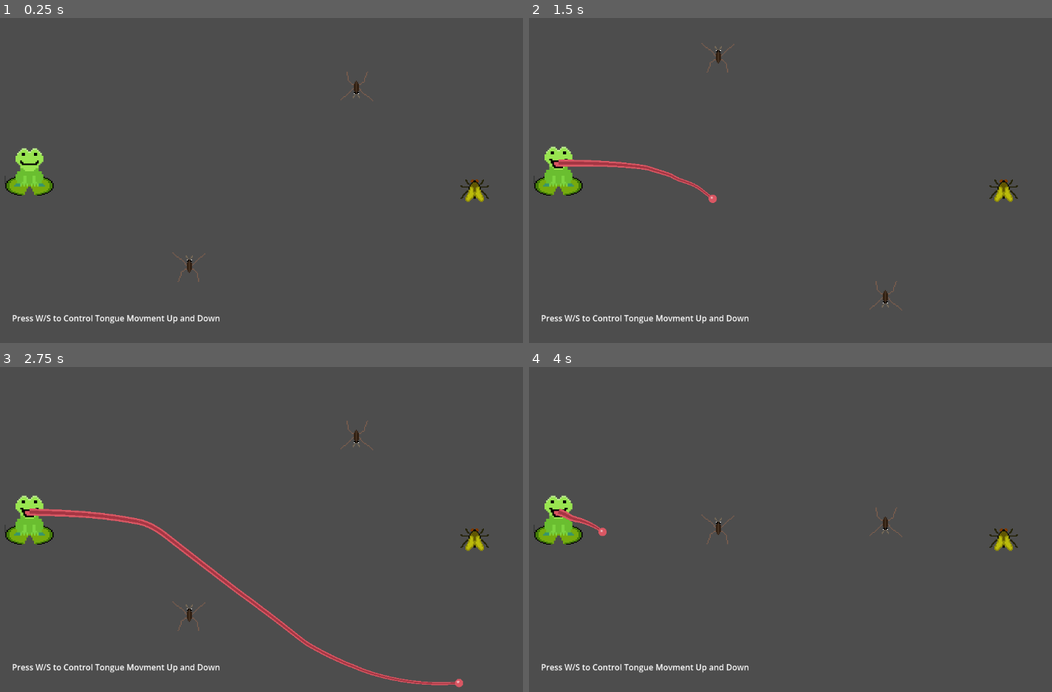
Above: before the commit, frames 1-4 (two rows, left to right).
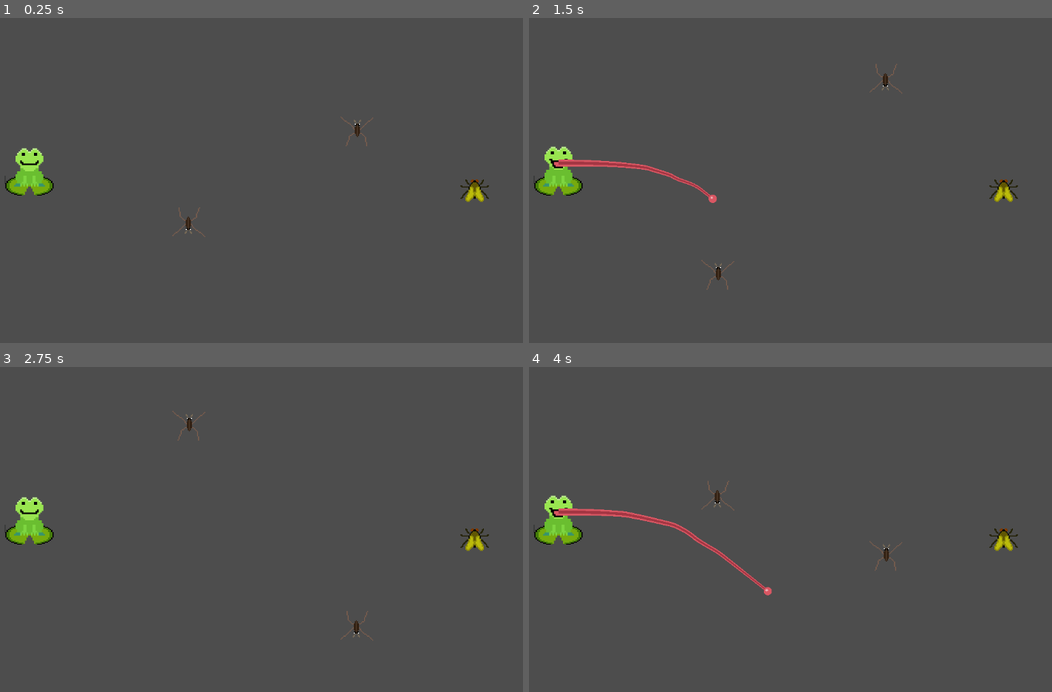
Above: after the commit, the same moments.

Repository: Shadowolfk/Frog-minigamejam
Game: Godot game, scene res://levels/level_02.tscn
Two runs of this game, one before a commit and one after it. Both use one fixed random seed, a clock stepped at 60 frames per second and the inputs below. This scene is started directly instead of the project's main scene.
Inputs:
- Up to frame 1 (0.25 s): no input
- Up to frame 2 (1.5 s): tap W at 0.5 s; hold W 0.53-1.28 s; tap Enter (ui_accept) at 0.77 s; hold S from 1.28 s (still down)
- Up to frame 3 (2.75 s): tap Enter (ui_accept) at 1.52 s; tap W at 2 s; release S at 2.03 s; hold W from 2.03 s (still down)
- Up to frame 4 (4 s): tap Enter (ui_accept) at 3.02, 3.77 s; release W at 3.53 s; hold S from 3.53 s (still down)

The runs differ from the first frame. In frame 1, 0.7% of the frame differs, in the area x 2-72%, y 16-95%; in frame 2, 0.7%; in frame 3, 2.3%, in the area x 2-89%, y 13-99%; in frame 4, 1.5%.

Commit message:
ui-updates

Diff:
--- a/game.gd
+++ b/game.gd
@@ -4,7 +4,7 @@
 
 @onready var level_holder: Node2D = $LevelHolder
 @onready var hud: CanvasLayer = $HUD
-
+@export var color : Color
 var _current_level: Node = null
 var _won_this_run: bool = false
 var _attempts_this_level: int = 0
@@ -20,6 +20,16 @@
 
 	if event.is_action_pressed("ui_cancel"):
 		_back_to_selector()
+
+	if Input.is_physical_key_pressed(KEY_W) or Input.is_physical_key_pressed(KEY_UP):
+		$HUD/AnimatedSprite2D2.modulate = color
+	else:
+		$HUD/AnimatedSprite2D2.modulate = Color.WHITE
+	if Input.is_physical_key_pressed(KEY_S) or Input.is_physical_key_pressed(KEY_DOWN):
+		$HUD/AnimatedSprite2D.modulate = color
+	else:
+		$HUD/AnimatedSprite2D.modulate = Color.WHITE
+
 
 
 
--- a/game.tscn
+++ b/game.tscn
@@ -6,9 +6,38 @@
 [ext_resource type="FontFile" uid="uid://dlxukmoyb358s" path="res://Connection.otf" id="3_fc0e3"]
 [ext_resource type="PackedScene" uid="uid://kkt3jryo3u44" path="res://water.tscn" id="3_feb5d"]
 [ext_resource type="Texture2D" uid="uid://cgk61rhegnfdt" path="res://rectangeshade.png" id="4_ryrav"]
+[ext_resource type="Texture2D" uid="uid://cwquw2pib57ij" path="res://Instructions.png" id="6_eow3j"]
+
+[sub_resource type="AtlasTexture" id="AtlasTexture_j5wjh"]
+atlas = ExtResource("6_eow3j")
+region = Rect2(0, 64, 64, 64)
+
+[sub_resource type="AtlasTexture" id="AtlasTexture_vef74"]
+atlas = ExtResource("6_eow3j")
+region = Rect2(0, 0, 64, 64)
+
+[sub_resource type="SpriteFrames" id="SpriteFrames_hve3p"]
+animations = [{
+"frames": [{
+"duration": 1.0,
+"texture": SubResource("AtlasTexture_j5wjh")
+}],
+"loop": true,
+"name": &"default",
+"speed": 5.0
+}, {
+"frames": [{
+"duration": 1.0,
+"texture": SubResource("AtlasTexture_vef74")
+}],
+"loop": true,
+"name": &"new_animation",
+"speed": 5.0
+}]
 
 [node name="Game" type="Node2D" unique_id=145818865]
 script = ExtResource("1_game")
+color = Color(0.4117647, 0.4117647, 0.4117647, 1)
 
 [node name="LevelHolder" type="Node2D" parent="." unique_id=1127885422]
 
@@ -135,4 +164,19 @@
 layout_mode = 2
 text = "Next Level"
 
+[node name="AnimatedSprite2D" type="AnimatedSprite2D" parent="HUD" unique_id=1404563923]
+z_index = -3
+texture_filter = 1
+position = Vector2(86, 560)
+scale = Vector2(2, 2)
+sprite_frames = SubResource("SpriteFrames_hve3p")
+
+[node name="AnimatedSprite2D2" type="AnimatedSprite2D" parent="HUD" unique_id=53536130]
+z_index = -3
+texture_filter = 1
+position = Vector2(86, 480)
+scale = Vector2(2, 2)
+sprite_frames = SubResource("SpriteFrames_hve3p")
+animation = &"new_animation"
+
 [node name="Water" parent="." unique_id=1489696045 instance=ExtResource("3_feb5d")]
--- a/levels/level_02.tscn
+++ b/levels/level_02.tscn
@@ -13,6 +13,7 @@
 position = Vector2(928, 336)
 
 [node name="Skeeter" parent="." unique_id=2010908715 instance=ExtResource("3_8yqd8")]
+top_level = true
 position = Vector2(370, 315)
 
 [node name="Skeeter2" parent="." unique_id=356263598 instance=ExtResource("3_8yqd8")]
--- a/obstacle.gd
+++ b/obstacle.gd
@@ -7,36 +7,39 @@
 @export var obstacle_radius: float = 48.0
 
 @export_group("Linear")
-
 @export var travel_direction: Vector2 = Vector2(1, 0)
-
 @export var travel_distance: float = 120.0
-
 @export var travel_speed: float = 0.5
 
 @export_group("Orbital")
 @export var orbit_radius: float = 120.0
+@export var orbit_speed: float = 0.25
+@export var orbit_angle_start: float = 0.0
 
-@export var orbit_speed: float = 0.25
+@export_group("Facing")
+@export var face_movement: bool = true
 
-@export var orbit_angle_start: float = 0.0
+@export var art_offset_angle: float = 0.0
+
+@export_range(0.05, 1.0) var face_smoothing: float = 1.0
 
 var _origin: Vector2
 var _time: float = 0.0
+var _last_pos: Vector2
 
 
 func _ready() -> void:
 	add_to_group("obstacle")
 	_origin = position
-
 	set_physics_process(type != Type.STATIC)
-
 	if type == Type.ORBITAL:
 		position = _origin + Vector2.from_angle(orbit_angle_start) * orbit_radius
+	_last_pos = position
 
 
 func _physics_process(delta: float) -> void:
 	_time += delta
+	# 1) move
 	match type:
 		Type.LINEAR:
 			var dir := travel_direction.normalized()
@@ -45,3 +48,13 @@
 		Type.ORBITAL:
 			var angle := orbit_angle_start + _time * orbit_speed * TAU
 			position = _origin + Vector2.from_angle(angle) * orbit_radius
+
+	if face_movement:
+		var v := position - _last_pos
+		if v.length_squared() > 0.0001:
+			var target := v.angle() + art_offset_angle
+			if face_smoothing >= 0.999:
+				rotation = target
+			else:
+				rotation = lerp_angle(rotation, target, face_smoothing)
+	_last_pos = position
--- a/player.tscn
+++ b/player.tscn
@@ -64,20 +64,6 @@
 color = Color(0.8509804, 0.34117648, 0.3882353, 1)
 color_core = Color(0.6423978, 0.21280804, 0.26131088, 1)
 
-[node name="HUD" type="Control" parent="." unique_id=1727577657]
-layout_mode = 3
-anchors_preset = 0
-offset_right = 40.0
-offset_bottom = 40.0
-
-[node name="Label" type="Label" parent="HUD" unique_id=854006576]
-layout_mode = 0
-offset_left = -34.0
-offset_top = 288.0
-offset_right = 372.0
-offset_bottom = 311.0
-text = "Press W/S to Control Tongue Movment Up and Down"
-
 [node name="AnimatedSprite2D" type="AnimatedSprite2D" parent="." unique_id=322748442]
 z_index = -1
 texture_filter = 1
--- a/skeeter.tscn
+++ b/skeeter.tscn
@@ -31,8 +31,10 @@
 type = 1
 travel_direction = Vector2(0, 0.1)
 travel_distance = 240.0
+travel_speed = 0.24
 
 [node name="AnimatedSprite2D" type="AnimatedSprite2D" parent="." unique_id=2074617320]
 texture_filter = 1
+rotation = 1.5707964
 sprite_frames = SubResource("SpriteFrames_bmcu0")
-frame_progress = 0.54519635
+frame_progress = 0.75791204
--- a/tongue.gd
+++ b/tongue.gd
@@ -100,6 +100,7 @@
 
 
 func _step_out(delta: float) -> void:
+
 	var acc := 0.0
 	if Input.is_physical_key_pressed(KEY_W) or Input.is_physical_key_pressed(KEY_UP):    acc -= steer_accel
 	if Input.is_physical_key_pressed(KEY_S) or Input.is_physical_key_pressed(KEY_DOWN):  acc += steer_accel
@@ -119,18 +120,30 @@
 
 	var n := _head + vel * delta
 
+
 	for o in get_tree().get_nodes_in_group("obstacle"):
 		if not is_instance_valid(o): continue
-		var or_ := _obstacle_radius(o)
-		if n.distance_to(o.global_position) < or_ + collide_radius:
+		var pad_r := _obstacle_radius(o) + collide_radius
+		var pad_r_sq := pad_r * pad_r
+		var pad_pos: Vector2 = o.global_position
+
+		if n.distance_squared_to(pad_pos) < pad_r_sq:
 			failed.emit(n)
 			retract()
 			return
+		# body — skip index 0 (the mouth itself) so a pad near the frog doesn't insta-fail
+		for i in range(1, _path.size()):
+			if _path[i].distance_squared_to(pad_pos) < pad_r_sq:
+				failed.emit(_path[i])
+				retract()
+				return
+
 
 	_head = n
 	_len += vel.length() * delta
 	if _path.size() == 0 or _head.distance_to(_path[_path.size() - 1]) >= sample_distance:
 		_push_trail_point(_head)
+
 
 	for c in get_tree().get_nodes_in_group("catchable"):
 		if not is_instance_valid(c): continue
Binary file added: Instructions.png
Not shown, added: Instructions.png.import
